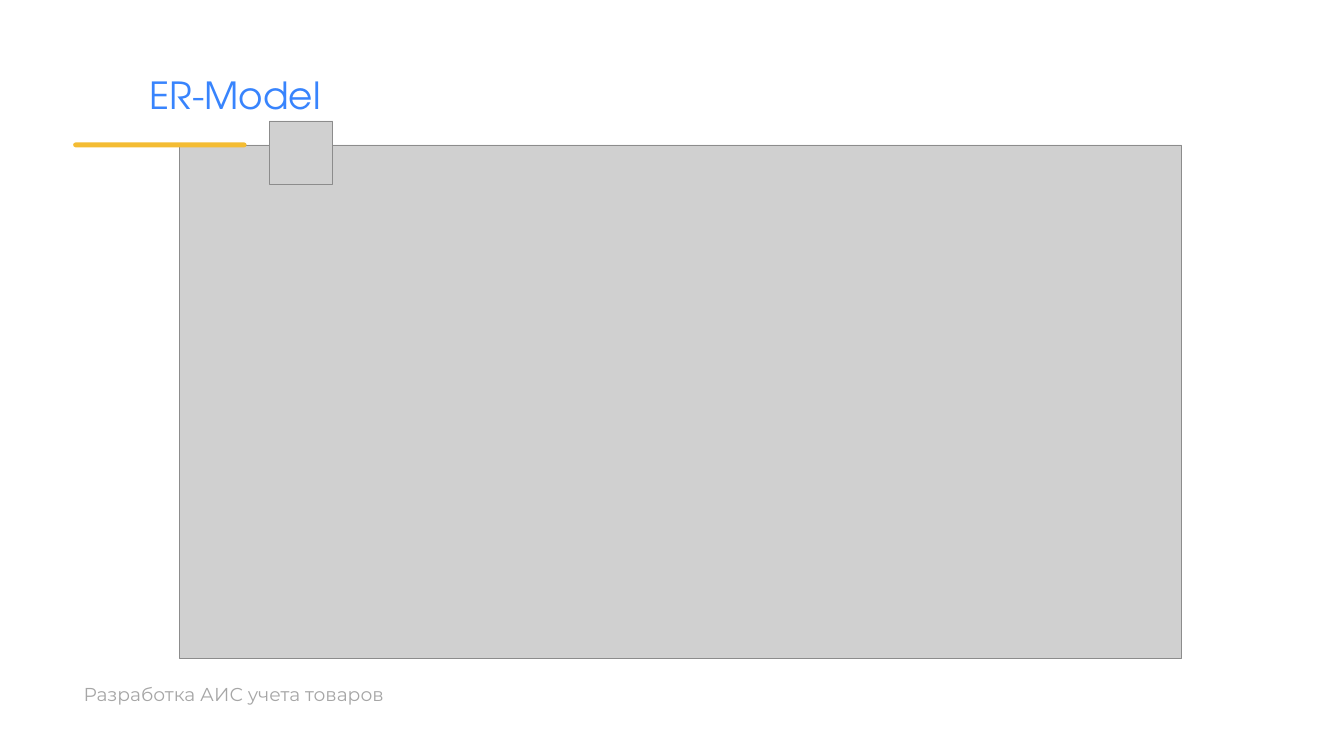
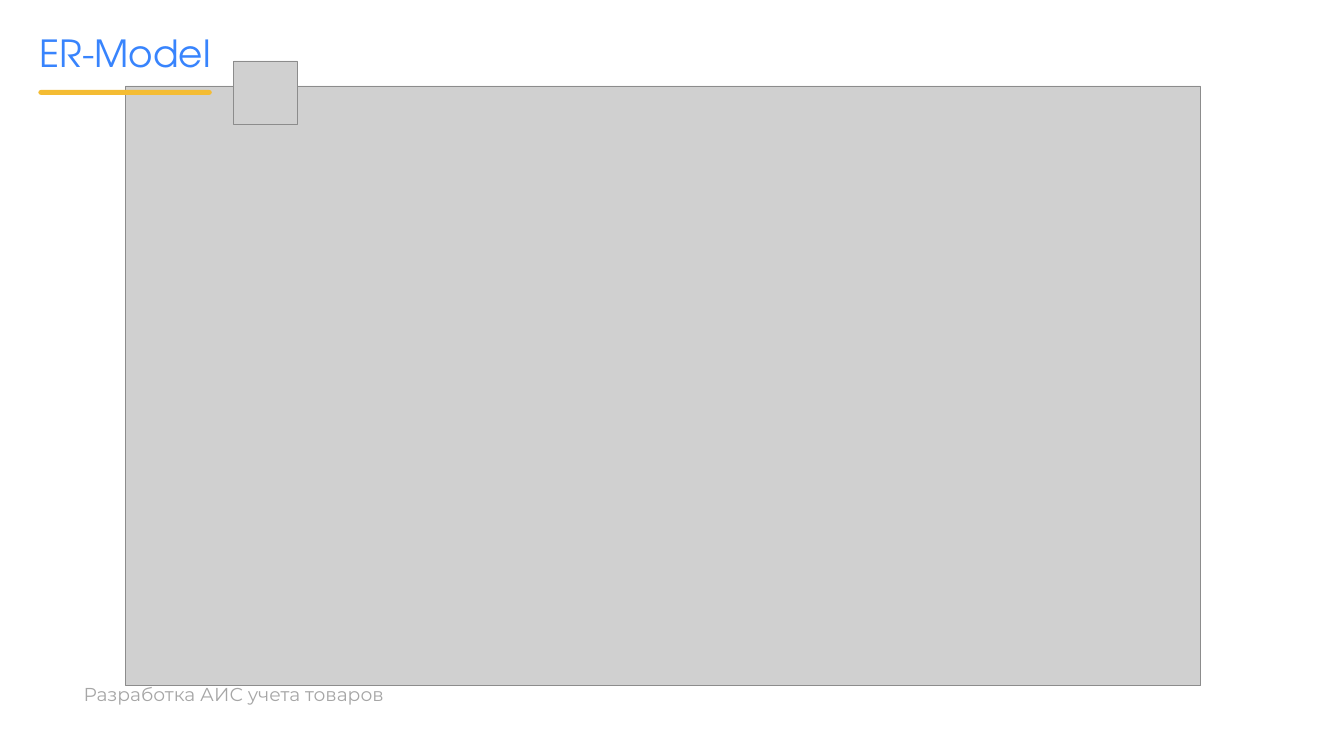
Before and after one commit to Dianoil/CensusGoods, a slide deck: slide 9 of dipl/дипломная презента.pptx. Drawn at 1344x756 pixels with LibreOffice and Linux fonts; fonts in the diff are those of the drawing; grey boxes stand for pictures. Boxes give left, top, right and bottom in pixels: in the first picture for what was removed or moved away, otherwise in the second. Text is boxed around its words. In the diff, an @@ line names an element or a change of style, - is before the commit and + after.

```diff
--- a/dipl/дипломная презента.pptx
+++ b/dipl/дипломная презента.pptx
@@ text "ER-Model" rewrapped from (150,81,321,126) to (40,39,211,68) @@
@@ picture: place and size @@
-picture at (179,145,1182,659)
+picture at (126,86,1201,686)
@@ picture: place and size @@
-picture at (269,121,333,184)
+picture at (234,61,297,124)
@@ line moved from (75, 145) - (244, 145) to (41, 93) - (210, 93) @@
```
Also in this commit, not shown: 11 other slides changed, 2 slides added, 4 other files.
